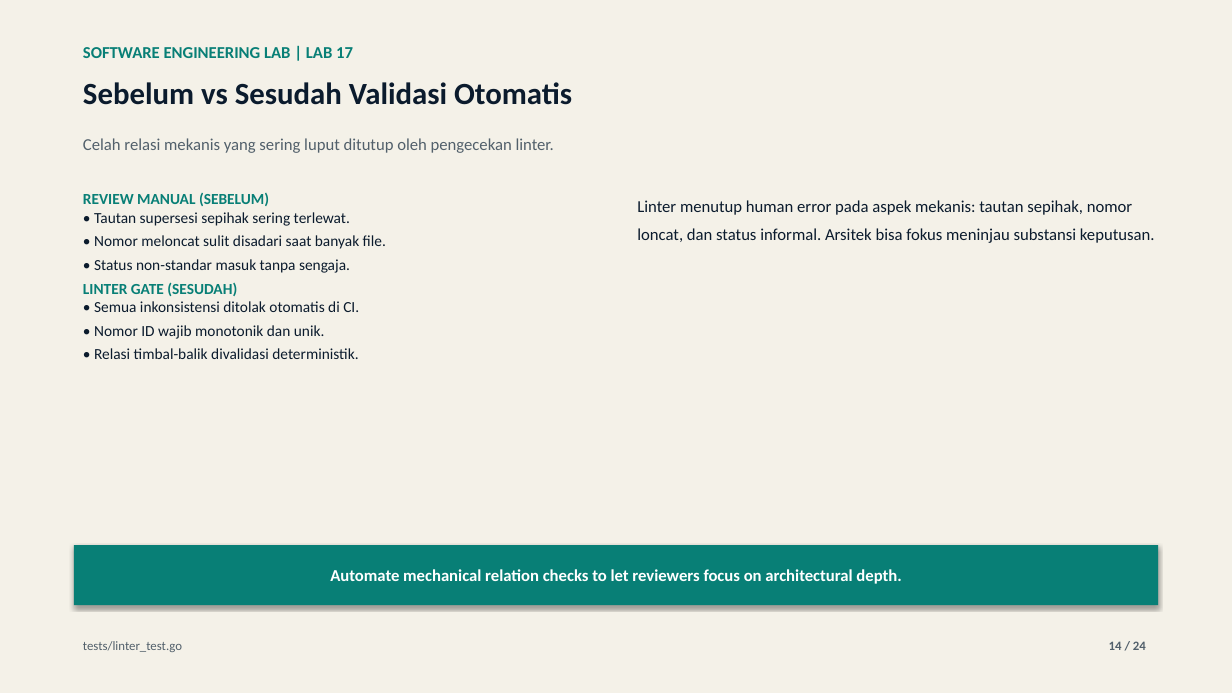
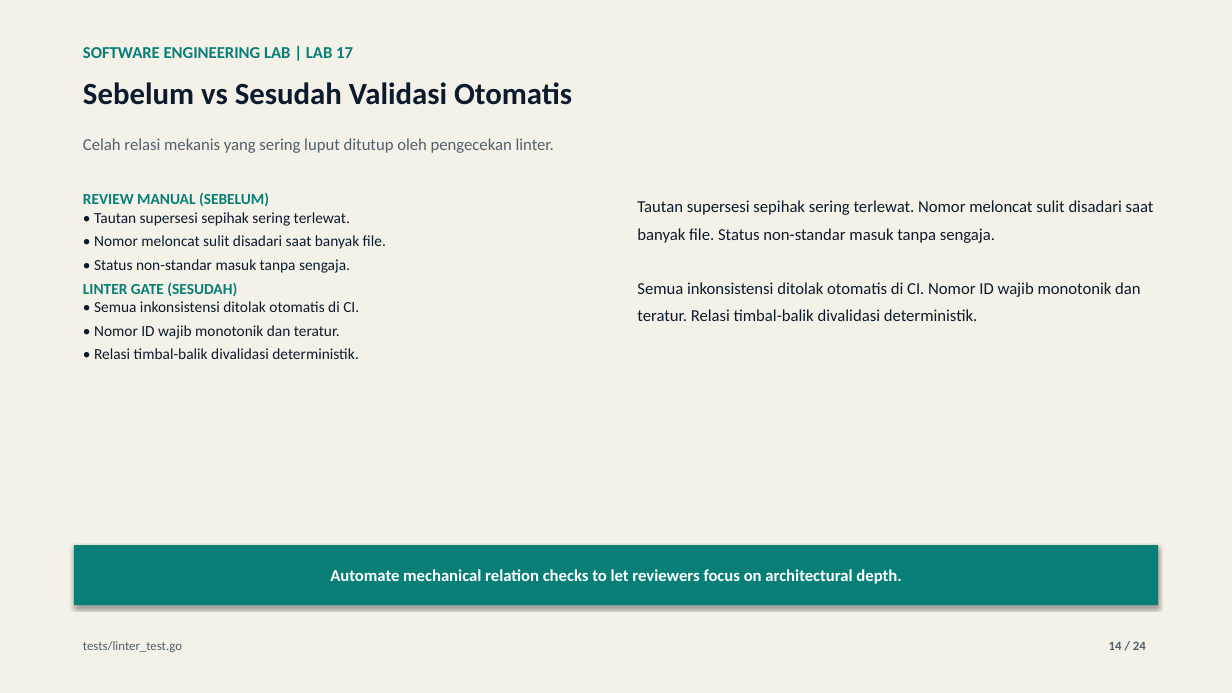
Before and after one commit to lukman-ss/software-engineering-lab, a slide deck: slide 14 of labs/17-architecture-decision-record/result/linkedin/lab-17-architecture-decision-record-carousel.pptx. Drawn at 1232x693 pixels with LibreOffice and Linux fonts; fonts in the diff are those of the drawing. Boxes give left, top, right and bottom in pixels: in the first picture for what was removed or moved away, otherwise in the second. Text is boxed around its words. In the diff, an @@ line names an element or a change of style, - is before the commit and + after.

```diff
--- a/labs/17-architecture-decision-record/result/linkedin/lab-17-architecture-decision-record-carousel.pptx
+++ b/labs/17-architecture-decision-record/result/linkedin/lab-17-architecture-decision-record-carousel.pptx
@@ text at [637,200,1154,321]: text changed @@
-Linter menutup human error pada aspek mekanis: tautan sepihak, nomor loncat, dan status informal. Arsitek bisa fokus meninjau substansi keputusan.
+Tautan supersesi sepihak sering terlewat. Nomor meloncat sulit disadari saat banyak file. Status non-standar masuk tanpa sengaja.
+Semua inkonsistensi ditolak otomatis di CI. Nomor ID wajib monotonik dan teratur. Relasi timbal-balik divalidasi deterministik.
@@ text at [94,325,340,339]: text changed @@
-• Nomor ID wajib monotonik dan unik.
+• Nomor ID wajib monotonik dan teratur.
```
Also in this commit, not shown: 16 other slides changed, 4 other files.
